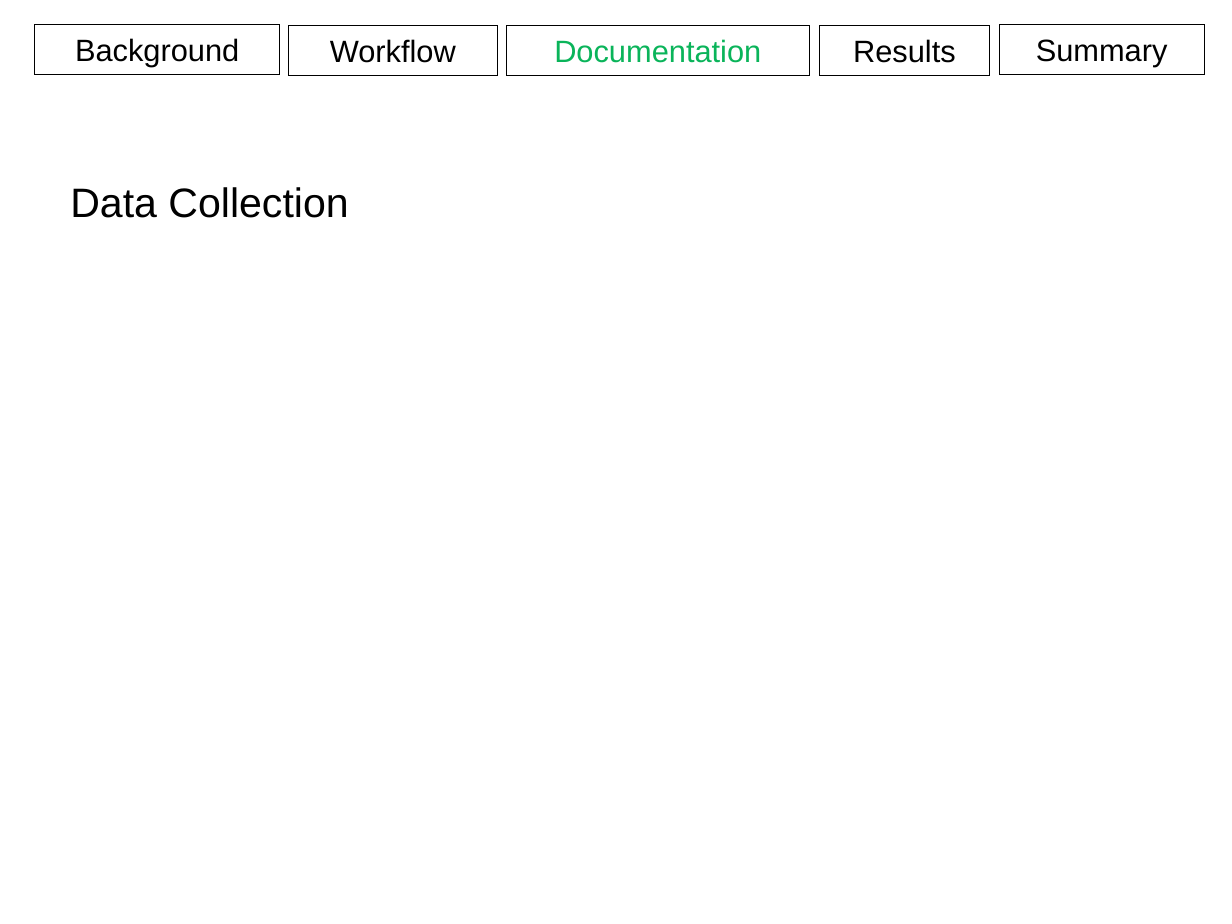
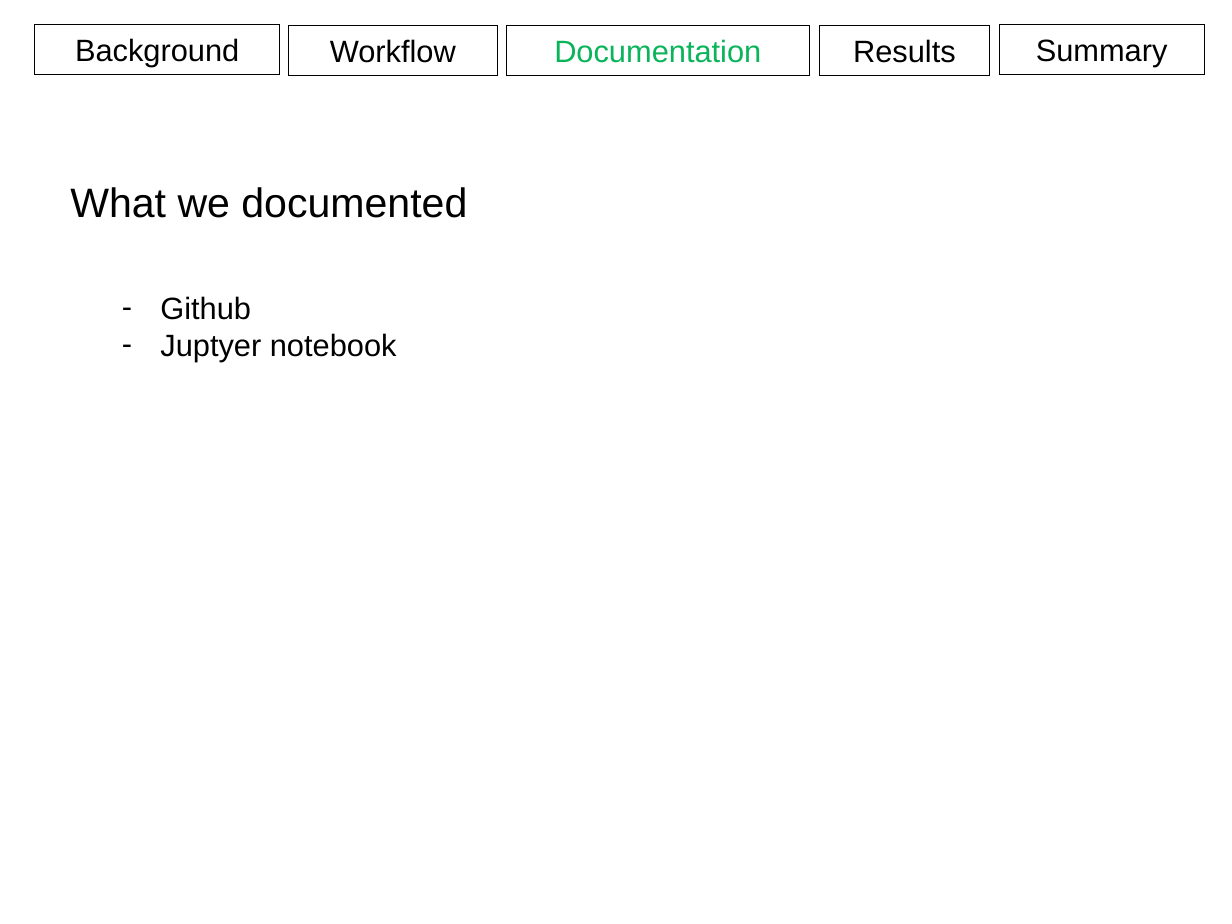
Before and after one commit to aweeger/BCB546X_FinalGroup, a slide deck: slide 20 of Presentation.pptx (slide 22 before the commit). Drawn at 1232x924 pixels with LibreOffice and Linux fonts; fonts in the diff are those of the drawing. Boxes give left, top, right and bottom in pixels: in the first picture for what was removed or moved away, otherwise in the second. Text is boxed around its words. In the diff, an @@ line names an element or a change of style, - is before the commit and + after.

```diff
--- a/Presentation.pptx
+++ b/Presentation.pptx
@@ text at [70, 187, 467, 218]: text changed @@
-Data Collection
+What we documented
@@ text added at [160, 296, 397, 361], 18 pt, text #000000 @@
+– Github
+– Juptyer notebook
```
Also in this commit, not shown: 18 other slides changed, 2 slides removed, 1 other file.
